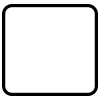
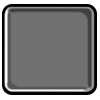
Revision of a layered 100x100 image; what changed, layer by layer:
removed layer "Rectángulo redondeado 1" over [2, 4, 98, 96]
added layer "Capa 3" above "Capa 1" over [2, 4, 97, 95]
